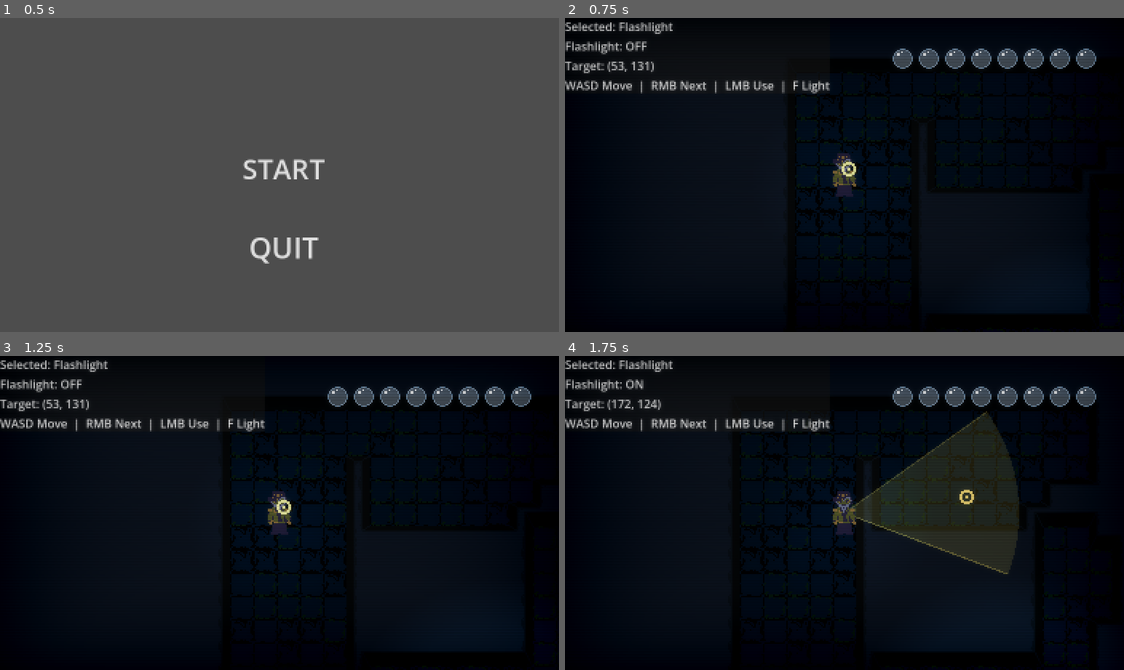
Above: before the commit, frames 1-4 (two rows, left to right).
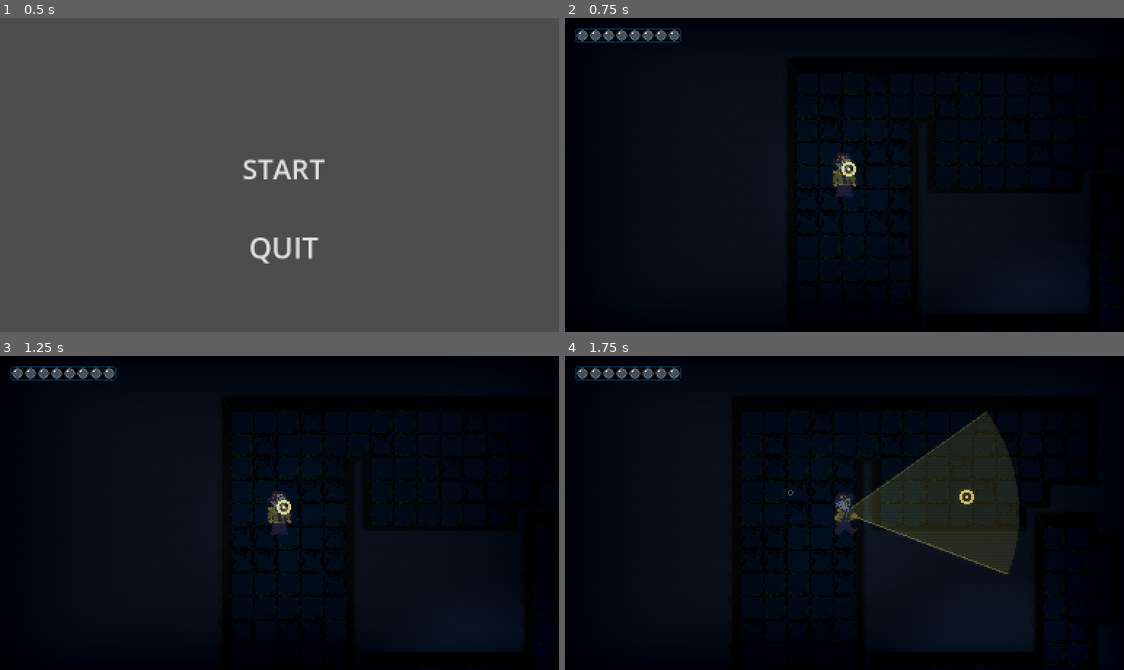
Above: after the commit, the same moments.

Repository: jablonskibrandan/GodotWild98
Game: Godot game, scene res://scenes/main_menu.tscn
Same seed, same stepped clock (60 frames per second), same inputs: the game is played once before the commit and once after it. Sound files missing from this copy of the repository are replaced by a short silence.
Inputs (mouse positions are in pixels of both pictures, inside the frame that each line leads up to):
- Up to frame 1 (0.5 s): no input
- Up to frame 2 (0.75 s): click "START" at 0.5 s
- Up to frame 3 (1.25 s): no input
- Up to frame 4 (1.75 s): tap Enter at 1.25 s; move the mouse to (967, 497) at 1.27 s; hold D (move_right) from 1.28 s (still down); hold F (flashlight_toggle) from 1.28 s (still down)

Frame 1 is identical in both runs. In frame 2, 3.8% of the frame differs, in the area x 0-96%, y 1-47%; in frame 3, 3.8%; in frame 4, 4.1%, in the area x 0-96%, y 1-57%.

Commit message:
Walk/idle animation implementation and visual changes

Diff:
--- a/project.godot
+++ b/project.godot
@@ -28,7 +28,6 @@
 window/size/viewport_height=216
 window/size/resizable=false
 window/stretch/mode="viewport"
-window/stretch/scale_mode="integer"
 
 [dotnet]
 
@@ -84,5 +83,4 @@
 
 renderer/rendering_method="gl_compatibility"
 renderer/rendering_method.mobile="gl_compatibility"
-anti_aliasing/quality/msaa_2d=3
 2d/snap/snap_2d_transforms_to_pixel=true
--- a/scenes/floor_one.tscn
+++ b/scenes/floor_one.tscn
@@ -17,7 +17,9 @@
 [ext_resource type="Texture2D" uid="uid://dkqv01mpxtc8h" path="res://visuals/tilesets/floor_tiles.png" id="10_gnqv8"]
 [ext_resource type="Script" uid="uid://dady07nhex7xv" path="res://scripts/player/bubble_health.gd" id="11_bubble_health"]
 [ext_resource type="PackedScene" path="res://scenes/bubble_bar.tscn" id="12_bubble_bar"]
+[ext_resource type="Texture2D" uid="uid://dp4illl5bapcx" path="res://visuals/ui/air_release.png" id="14_fio2n"]
 [ext_resource type="Shader" uid="uid://bogy8vvctkjss" path="res://visuals/crt_shader.gdshader" id="17_ap1ie"]
+[ext_resource type="Texture2D" uid="uid://nxd5y2sdikfy" path="res://visuals/ui/bubble_bar.png" id="19_tc85r"]
 
 [sub_resource type="TileSetAtlasSource" id="TileSetAtlasSource_gnqv8"]
 texture = ExtResource("9_panii")
@@ -488,6 +490,22 @@
 [sub_resource type="CanvasItemMaterial" id="CanvasItemMaterial_iff7v"]
 light_mode = 2
 
+[sub_resource type="AtlasTexture" id="AtlasTexture_iff7v"]
+atlas = ExtResource("9_y0f35")
+region = Rect2(32, 0, 32, 32)
+
+[sub_resource type="AtlasTexture" id="AtlasTexture_0sur2"]
+atlas = ExtResource("9_y0f35")
+region = Rect2(0, 0, 32, 32)
+
+[sub_resource type="AtlasTexture" id="AtlasTexture_ap1ie"]
+atlas = ExtResource("9_y0f35")
+region = Rect2(96, 0, 32, 32)
+
+[sub_resource type="AtlasTexture" id="AtlasTexture_2q86r"]
+atlas = ExtResource("9_y0f35")
+region = Rect2(64, 0, 32, 32)
+
 [sub_resource type="AtlasTexture" id="AtlasTexture_y0f35"]
 atlas = ExtResource("9_y0f35")
 region = Rect2(0, 32, 32, 32)
@@ -552,22 +570,6 @@
 atlas = ExtResource("9_y0f35")
 region = Rect2(96, 224, 32, 32)
 
-[sub_resource type="AtlasTexture" id="AtlasTexture_iff7v"]
-atlas = ExtResource("9_y0f35")
-region = Rect2(32, 0, 32, 32)
-
-[sub_resource type="AtlasTexture" id="AtlasTexture_0sur2"]
-atlas = ExtResource("9_y0f35")
-region = Rect2(0, 0, 32, 32)
-
-[sub_resource type="AtlasTexture" id="AtlasTexture_ap1ie"]
-atlas = ExtResource("9_y0f35")
-region = Rect2(96, 0, 32, 32)
-
-[sub_resource type="AtlasTexture" id="AtlasTexture_2q86r"]
-atlas = ExtResource("9_y0f35")
-region = Rect2(64, 0, 32, 32)
-
 [sub_resource type="AtlasTexture" id="AtlasTexture_tc85r"]
 atlas = ExtResource("9_y0f35")
 region = Rect2(0, 128, 32, 32)
@@ -600,24 +602,41 @@
 atlas = ExtResource("9_y0f35")
 region = Rect2(96, 64, 32, 32)
 
+[sub_resource type="AtlasTexture" id="AtlasTexture_3s0ep"]
+atlas = ExtResource("9_y0f35")
+region = Rect2(32, 192, 32, 32)
+
 [sub_resource type="AtlasTexture" id="AtlasTexture_wa67b"]
 atlas = ExtResource("9_y0f35")
 region = Rect2(0, 192, 32, 32)
 
-[sub_resource type="AtlasTexture" id="AtlasTexture_3s0ep"]
-atlas = ExtResource("9_y0f35")
-region = Rect2(32, 192, 32, 32)
+[sub_resource type="AtlasTexture" id="AtlasTexture_h536b"]
+atlas = ExtResource("9_y0f35")
+region = Rect2(96, 192, 32, 32)
 
 [sub_resource type="AtlasTexture" id="AtlasTexture_381xd"]
 atlas = ExtResource("9_y0f35")
 region = Rect2(64, 192, 32, 32)
-
-[sub_resource type="AtlasTexture" id="AtlasTexture_h536b"]
-atlas = ExtResource("9_y0f35")
-region = Rect2(96, 192, 32, 32)
 
 [sub_resource type="SpriteFrames" id="SpriteFrames_wd5ij"]
 animations = [{
+"frames": [{
+"duration": 1.0,
+"texture": SubResource("AtlasTexture_iff7v")
+}, {
+"duration": 1.0,
+"texture": SubResource("AtlasTexture_0sur2")
+}, {
+"duration": 1.0,
+"texture": SubResource("AtlasTexture_ap1ie")
+}, {
+"duration": 1.0,
+"texture": SubResource("AtlasTexture_2q86r")
+}],
+"loop": 1,
+"name": &"down",
+"speed": 6.0
+}, {
 "frames": [{
 "duration": 2.0,
 "texture": SubResource("AtlasTexture_y0f35")
@@ -633,7 +652,7 @@
 }],
 "loop": 1,
 "name": &"idle_down",
-"speed": 5.0
+"speed": 4.0
 }, {
 "frames": [{
 "duration": 2.0,
@@ -650,7 +669,7 @@
 }],
 "loop": 1,
 "name": &"idle_left",
-"speed": 5.0
+"speed": 4.0
 }, {
 "frames": [{
 "duration": 2.0,
@@ -667,7 +686,7 @@
 }],
 "loop": 1,
 "name": &"idle_right",
-"speed": 5.0
+"speed": 4.0
 }, {
 "frames": [{
 "duration": 2.0,
@@ -684,24 +703,7 @@
 }],
 "loop": 1,
 "name": &"idle_up",
-"speed": 5.0
-}, {
-"frames": [{
-"duration": 1.0,
-"texture": SubResource("AtlasTexture_iff7v")
-}, {
-"duration": 1.0,
-"texture": SubResource("AtlasTexture_0sur2")
-}, {
-"duration": 1.0,
-"texture": SubResource("AtlasTexture_ap1ie")
-}, {
-"duration": 1.0,
-"texture": SubResource("AtlasTexture_2q86r")
-}],
-"loop": 1,
-"name": &"walk_down",
-"speed": 5.0
+"speed": 4.0
 }, {
 "frames": [{
 "duration": 1.0,
@@ -717,8 +719,8 @@
 "texture": SubResource("AtlasTexture_8uit6")
 }],
 "loop": 1,
-"name": &"walk_left",
-"speed": 5.0
+"name": &"left",
+"speed": 6.0
 }, {
 "frames": [{
 "duration": 1.0,
@@ -734,25 +736,25 @@
 "texture": SubResource("AtlasTexture_2md2d")
 }],
 "loop": 1,
-"name": &"walk_right",
-"speed": 5.0
+"name": &"right",
+"speed": 6.0
 }, {
 "frames": [{
 "duration": 1.0,
+"texture": SubResource("AtlasTexture_3s0ep")
+}, {
+"duration": 1.0,
 "texture": SubResource("AtlasTexture_wa67b")
 }, {
 "duration": 1.0,
-"texture": SubResource("AtlasTexture_3s0ep")
+"texture": SubResource("AtlasTexture_h536b")
 }, {
 "duration": 1.0,
 "texture": SubResource("AtlasTexture_381xd")
-}, {
-"duration": 1.0,
-"texture": SubResource("AtlasTexture_h536b")
 }],
 "loop": 1,
-"name": &"walk_up",
-"speed": 5.0
+"name": &"up",
+"speed": 6.0
 }]
 
 [sub_resource type="RectangleShape2D" id="RectangleShape2D_w3p8w"]
@@ -770,6 +772,20 @@
 fill_from = Vector2(0.5, 0.5)
 fill_to = Vector2(0.2, 0.1)
 metadata/_snap_enabled = true
+
+[sub_resource type="AtlasTexture" id="AtlasTexture_bhunq"]
+atlas = ExtResource("14_fio2n")
+region = Rect2(9.351307, 0.0532341, 5.241253, 7.946766)
+
+[sub_resource type="Curve" id="Curve_fio2n"]
+_data = [Vector2(0, 1), 0.0, 0.0, 0, 0, Vector2(1, 0.09473693), -0.22365329, 0.0, 0, 0]
+point_count = 2
+
+[sub_resource type="CanvasTexture" id="CanvasTexture_fio2n"]
+
+[sub_resource type="StyleBoxTexture" id="StyleBoxTexture_tc85r"]
+texture = SubResource("CanvasTexture_fio2n")
+modulate_color = Color(1, 1, 1, 0)
 
 [sub_resource type="ShaderMaterial" id="ShaderMaterial_riqys"]
 shader = ExtResource("17_ap1ie")
@@ -830,9 +846,11 @@
 script = ExtResource("5_xmt1j")
 
 [node name="Player" type="CharacterBody2D" parent="." unique_id=1781135234]
+texture_filter = 1
 position = Vector2(50, 135)
 collision_layer = 4
 collision_mask = 3
+motion_mode = 1
 script = ExtResource("5_player")
 
 [node name="Bubble_Health" type="Node" parent="Player" unique_id=949573052]
@@ -843,10 +861,11 @@
 texture_filter = 1
 sprite_frames = SubResource("SpriteFrames_wd5ij")
 animation = &"idle_down"
-frame_progress = 0.16918927
 metadata/_edit_lock_ = true
 
 [node name="Camera2D" type="Camera2D" parent="Player" unique_id=853646388]
+visible = false
+process_callback = 0
 metadata/_edit_lock_ = true
 
 [node name="CollisionShape2D" type="CollisionShape2D" parent="Player" unique_id=1492954828]
@@ -873,6 +892,21 @@
 texture_scale = 0.2
 metadata/_edit_lock_ = true
 
+[node name="CPUParticles2D" type="CPUParticles2D" parent="Player" unique_id=1459888908]
+modulate = Color(1, 1, 1, 0.37300003)
+position = Vector2(0, -8)
+amount = 4
+texture = SubResource("AtlasTexture_bhunq")
+lifetime = 10.0
+explosiveness = 0.15
+randomness = 1.0
+lifetime_randomness = 1.0
+direction = Vector2(0, -1)
+gravity = Vector2(0, 0)
+initial_velocity_min = 2.0
+initial_velocity_max = 8.0
+scale_amount_curve = SubResource("Curve_fio2n")
+
 [node name="MonsterManager" type="Node2D" parent="." unique_id=1820516849]
 script = ExtResource("10_0sur2")
 
@@ -885,18 +919,27 @@
 
 [node name="HUD" type="CanvasLayer" parent="." unique_id=1173174004]
 
+[node name="Sprite2D" type="Sprite2D" parent="HUD" unique_id=786385202]
+modulate = Color(0.11207495, 0.5847179, 1, 1)
+texture_filter = 1
+position = Vector2(44, 12)
+texture = ExtResource("19_tc85r")
+
 [node name="Panel" type="PanelContainer" parent="HUD" unique_id=162088003]
+visible = false
 offset_right = 364.0
 offset_bottom = 104.0
 scale = Vector2(0.5, 0.5)
 mouse_filter = 2
 
 [node name="VBox" type="VBoxContainer" parent="HUD/Panel" unique_id=1232421606]
+visible = false
 layout_mode = 2
 mouse_filter = 2
 theme_override_constants/separation = 4
 
 [node name="Tool" type="Label" parent="HUD/Panel/VBox" unique_id=1581175472]
+visible = false
 layout_mode = 2
 text = "Selected: Flashlight"
 
@@ -912,11 +955,23 @@
 layout_mode = 2
 text = "WASD Move  |  RMB Next  |  LMB Use  |  F Light"
 
-[node name="BubbleBar" parent="HUD" unique_id=347332869 instance=ExtResource("12_bubble_bar")]
-bubble_health_path = NodePath("../../Player/Bubble_Health")
-
-[node name="CanvasLayer" type="CanvasLayer" parent="." unique_id=985874040]
-
-[node name="MeshInstance2D" type="MeshInstance2D" parent="CanvasLayer" unique_id=2070907544]
+[node name="Panel2" type="PanelContainer" parent="HUD" unique_id=1380320365]
+offset_left = 8.0
+offset_top = 8.0
+offset_right = 136.0
+offset_bottom = 24.0
+scale = Vector2(0.5, 0.5)
+mouse_filter = 2
+theme_override_styles/panel = SubResource("StyleBoxTexture_tc85r")
+
+[node name="BubbleBar" parent="HUD/Panel2" unique_id=347332869 instance=ExtResource("12_bubble_bar")]
+layout_mode = 2
+bubble_health_path = NodePath("../../../Player/Bubble_Health")
+pop_duration = 1.0
+
+[node name="CanvasLayer" type="CanvasLayer" parent="HUD" unique_id=985874040]
+
+[node name="MeshInstance2D" type="MeshInstance2D" parent="HUD/CanvasLayer" unique_id=2070907544]
 material = SubResource("ShaderMaterial_riqys")
 mesh = SubResource("QuadMesh_bhunq")
+metadata/_edit_lock_ = true
--- a/scenes/monster.tscn
+++ b/scenes/monster.tscn
@@ -142,10 +142,7 @@
 
 [node name="PointLight2D" type="PointLight2D" parent="." unique_id=2009398952]
 position = Vector2(-1, 5)
-color = Color(0.5529412, 1, 1, 1)
 energy = 0.5
-shadow_enabled = true
-shadow_color = Color(0, 0, 0, 1)
 texture = SubResource("GradientTexture2D_c47ug")
 
 [node name="PointLight2D" type="PointLight2D" parent="PointLight2D" unique_id=1787844453]
--- a/scripts/player/player_controller.gd
+++ b/scripts/player/player_controller.gd
@@ -6,7 +6,56 @@
 
 var _movement_bounds: Rect2
 var _cursor: TargetCursor
+var facing_direction : String = "down"
+@onready var sprite = $AnimatedSprite2D
 
+func _get_facing() -> Vector2:
+
+	var combined_angle : float
+	var facing_vector : Vector2 = Input.get_vector(
+		"move_left", "move_right", "move_up", "move_down"
+	)
+
+	if facing_vector == Vector2.ZERO:
+		return Vector2.ZERO
+	combined_angle = snappedf(facing_vector.angle(),PI/4)
+	facing_vector = Vector2(cos(combined_angle),sin(combined_angle))
+
+	return facing_vector
+
+func _animate(vector: Vector2 = Vector2.ZERO):
+
+	if vector == Vector2.ZERO:
+		sprite.play("idle_"+facing_direction)
+		return
+
+	var snapped_vector = Vector2(snapped(cos(vector.angle()),1),snapped(sin(vector.angle()),1))
+	var prev_dir = facing_direction
+	if snapped_vector.y < 0:
+		facing_direction = "up"
+	elif snapped_vector.y > 0:
+		facing_direction = "down"
+	if snapped_vector.x > 0:
+		facing_direction = "right"
+	elif snapped_vector.x < 0:
+		facing_direction = "left"
+	if (snapped_vector.x != 0) && (snapped_vector.y != 0):
+		if prev_dir == "down" && snapped_vector.y < 0:
+			sprite.play(facing_direction)
+			return
+		if prev_dir == "up" && snapped_vector.y > 0:
+			sprite.play(facing_direction)
+			return
+		if prev_dir == "left" && snapped_vector.x > 0:
+			sprite.play(facing_direction)
+			return
+		if prev_dir == "right" && snapped_vector.x < 0:
+			sprite.play(facing_direction)
+			return
+		sprite.play(prev_dir)
+		facing_direction = prev_dir
+		return
+	sprite.play(facing_direction)
 
 func configure(bounds: Rect2, cursor: TargetCursor) -> void:
 	_movement_bounds = bounds
@@ -30,6 +79,8 @@
 
 
 func _draw() -> void:
+
+	_animate(_get_facing())
 	pass
 	#draw_circle(Vector2.ZERO, radius, Color("#ebf2ff"))
 	#draw_circle(Vector2.ZERO, radius * 0.6, Color("#5d87c9"))
Binary file added: visuals/ui/bubble_bar.png
